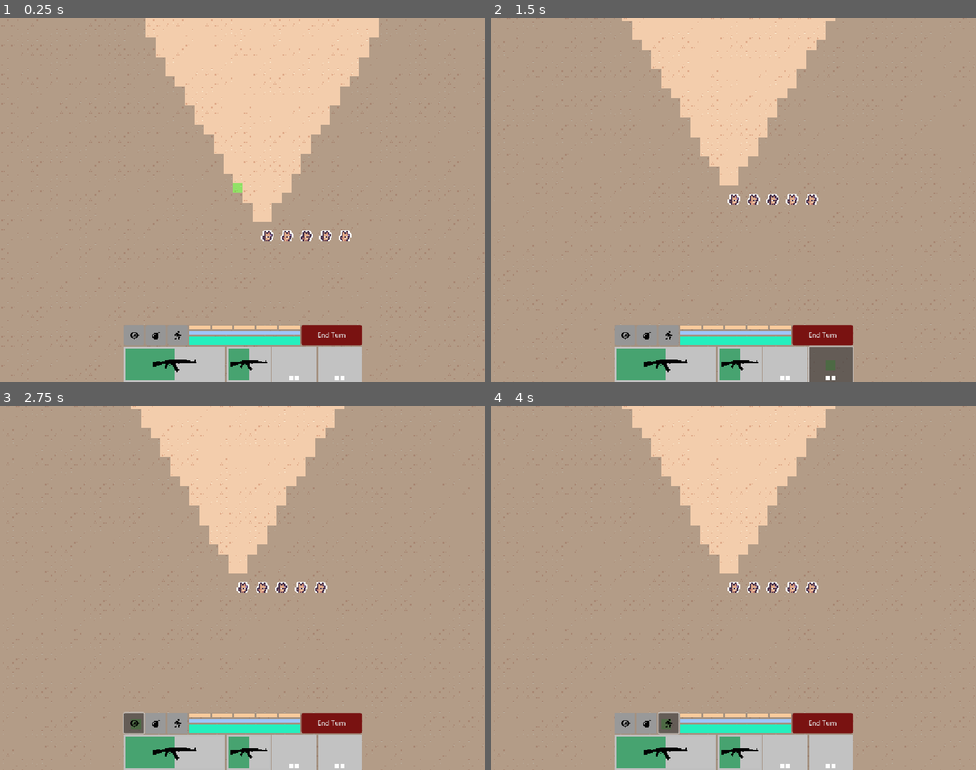
Above: before the commit, frames 1-4 (two rows, left to right).
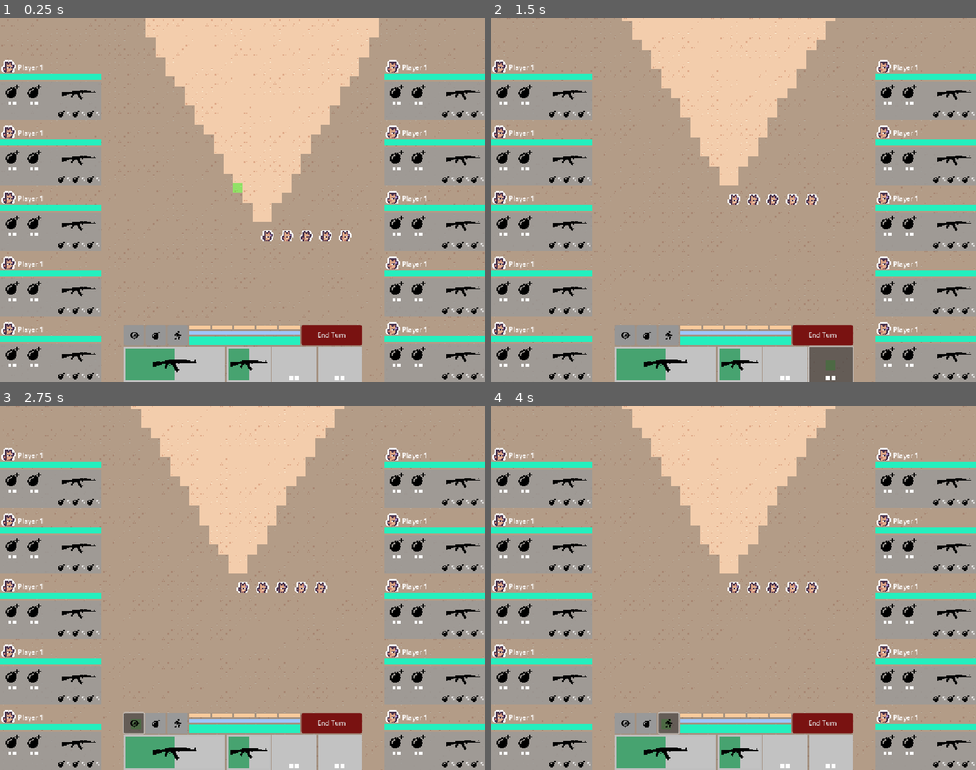
Above: after the commit, the same moments.

Repository: david8zhang/valorant-team-manager-godot
Game: Godot game, scene res://scenes/GameRound.tscn
Same seed, same stepped clock (60 frames per second), same inputs: the game is played once before the commit and once after it.
Inputs (mouse positions are in pixels of both pictures, inside the frame that each line leads up to):
- Up to frame 1 (0.25 s): no input
- Up to frame 2 (1.5 s): click (786, 363) at 0.5 s; click (830, 363) at 1.25 s
- Up to frame 3 (2.75 s): click (135, 722) at 2 s
- Up to frame 4 (4 s): click (646, 722) at 2.75 s; click (670, 722) at 3.5 s

The runs differ from the first frame. In frame 1, 7.4% of the frame differs, in the area x 0-100%, y 11-100%; in frame 2, 7.4%; in frame 3, 7.4%; in frame 4, 7.4%.

Commit message:
added agent info boxes for each team

Diff:
--- /dev/null
+++ b/codebase/prefabs/AgentStatus.tscn
@@ -0,0 +1,175 @@
+[gd_scene load_steps=8 format=3 uid="uid://wxeqn8voogow"]
+
+[ext_resource type="Texture2D" uid="uid://bmq71w50g0ccu" path="res://assets/placeholder/sample-agent.png" id="1_qsf7e"]
+[ext_resource type="StyleBox" uid="uid://dg87xambkxjlc" path="res://prefabs/HealthBG.tres" id="2_wjiy0"]
+[ext_resource type="StyleBox" uid="uid://dy7sneapy3v78" path="res://prefabs/HealthFill.tres" id="3_knam2"]
+[ext_resource type="Texture2D" uid="uid://7x7bah3df7vw" path="res://assets/placeholder/vandal.png" id="4_knam2"]
+[ext_resource type="Texture2D" uid="uid://7pdwea6dt72o" path="res://assets/placeholder/bomb-solid-full.svg" id="5_d1d8l"]
+
+[sub_resource type="StyleBoxFlat" id="StyleBoxFlat_qsf7e"]
+bg_color = Color(0.6, 0.6, 0.6, 0)
+
+[sub_resource type="StyleBoxFlat" id="StyleBoxFlat_wjiy0"]
+bg_color = Color(0.6, 0.6, 0.6, 0.784314)
+
+[node name="AgentStatus" type="PanelContainer"]
+custom_minimum_size = Vector2(250, 100)
+anchors_preset = 8
+anchor_left = 0.5
+anchor_top = 0.5
+anchor_right = 0.5
+anchor_bottom = 0.5
+grow_horizontal = 2
+grow_vertical = 2
+theme_override_styles/panel = SubResource("StyleBoxFlat_qsf7e")
+
+[node name="VBoxContainer" type="VBoxContainer" parent="."]
+layout_mode = 2
+
+[node name="HBoxContainer" type="HBoxContainer" parent="VBoxContainer"]
+layout_mode = 2
+
+[node name="TextureRect" type="TextureRect" parent="VBoxContainer/HBoxContainer"]
+custom_minimum_size = Vector2(40, 40)
+layout_mode = 2
+texture = ExtResource("1_qsf7e")
+
+[node name="Label" type="Label" parent="VBoxContainer/HBoxContainer"]
+layout_mode = 2
+size_flags_horizontal = 3
+size_flags_vertical = 1
+text = "Player 1"
+vertical_alignment = 2
+
+[node name="ProgressBar" type="ProgressBar" parent="VBoxContainer"]
+custom_minimum_size = Vector2(0, 15)
+layout_mode = 2
+theme_override_styles/background = ExtResource("2_wjiy0")
+theme_override_styles/fill = ExtResource("3_knam2")
+value = 100.0
+show_percentage = false
+
+[node name="PanelContainer" type="PanelContainer" parent="VBoxContainer"]
+layout_mode = 2
+theme_override_styles/panel = SubResource("StyleBoxFlat_wjiy0")
+
+[node name="MarginContainer" type="MarginContainer" parent="VBoxContainer/PanelContainer"]
+layout_mode = 2
+theme_override_constants/margin_left = 5
+theme_override_constants/margin_top = 5
+theme_override_constants/margin_right = 5
+theme_override_constants/margin_bottom = 5
+
+[node name="VBoxContainer" type="VBoxContainer" parent="VBoxContainer/PanelContainer/MarginContainer"]
+layout_mode = 2
+
+[node name="HBoxContainer2" type="HBoxContainer" parent="VBoxContainer/PanelContainer/MarginContainer/VBoxContainer"]
+layout_mode = 2
+
+[node name="Ability1" type="VBoxContainer" parent="VBoxContainer/PanelContainer/MarginContainer/VBoxContainer/HBoxContainer2"]
+layout_mode = 2
+
+[node name="TextureRect" type="TextureRect" parent="VBoxContainer/PanelContainer/MarginContainer/VBoxContainer/HBoxContainer2/Ability1"]
+custom_minimum_size = Vector2(50, 40)
+layout_mode = 2
+texture = ExtResource("5_d1d8l")
+expand_mode = 2
+stretch_mode = 5
+
+[node name="HBoxContainer" type="HBoxContainer" parent="VBoxContainer/PanelContainer/MarginContainer/VBoxContainer/HBoxContainer2/Ability1"]
+layout_mode = 2
+alignment = 1
+
+[node name="ColorRect" type="ColorRect" parent="VBoxContainer/PanelContainer/MarginContainer/VBoxContainer/HBoxContainer2/Ability1/HBoxContainer"]
+custom_minimum_size = Vector2(8, 8)
+layout_mode = 2
+
+[node name="ColorRect2" type="ColorRect" parent="VBoxContainer/PanelContainer/MarginContainer/VBoxContainer/HBoxContainer2/Ability1/HBoxContainer"]
+custom_minimum_size = Vector2(8, 8)
+layout_mode = 2
+
+[node name="Ability2" type="VBoxContainer" parent="VBoxContainer/PanelContainer/MarginContainer/VBoxContainer/HBoxContainer2"]
+layout_mode = 2
+
+[node name="TextureRect" type="TextureRect" parent="VBoxContainer/PanelContainer/MarginContainer/VBoxContainer/HBoxContainer2/Ability2"]
+custom_minimum_size = Vector2(50, 40)
+layout_mode = 2
+texture = ExtResource("5_d1d8l")
+expand_mode = 2
+stretch_mode = 5
+
+[node name="HBoxContainer" type="HBoxContainer" parent="VBoxContainer/PanelContainer/MarginContainer/VBoxContainer/HBoxContainer2/Ability2"]
+layout_mode = 2
+alignment = 1
+
+[node name="ColorRect" type="ColorRect" parent="VBoxContainer/PanelContainer/MarginContainer/VBoxContainer/HBoxContainer2/Ability2/HBoxContainer"]
+custom_minimum_size = Vector2(8, 8)
+layout_mode = 2
+
+[node name="ColorRect2" type="ColorRect" parent="VBoxContainer/PanelContainer/MarginContainer/VBoxContainer/HBoxContainer2/Ability2/HBoxContainer"]
+custom_minimum_size = Vector2(8, 8)
+layout_mode = 2
+
+[node name="Control" type="Control" parent="VBoxContainer/PanelContainer/MarginContainer/VBoxContainer/HBoxContainer2"]
+layout_mode = 2
+size_flags_horizontal = 3
+
+[node name="TextureRect" type="TextureRect" parent="VBoxContainer/PanelContainer/MarginContainer/VBoxContainer/HBoxContainer2"]
+custom_minimum_size = Vector2(100, 50)
+layout_mode = 2
+texture = ExtResource("4_knam2")
+expand_mode = 2
+stretch_mode = 6
+
+[node name="Control" type="Control" parent="VBoxContainer/PanelContainer/MarginContainer/VBoxContainer"]
+custom_minimum_size = Vector2(0, 5)
+layout_mode = 2
+
+[node name="HBoxContainer3" type="HBoxContainer" parent="VBoxContainer/PanelContainer/MarginContainer/VBoxContainer"]
+layout_mode = 2
+alignment = 2
+
+[node name="HBoxContainer" type="HBoxContainer" parent="VBoxContainer/PanelContainer/MarginContainer/VBoxContainer/HBoxContainer3"]
+layout_mode = 2
+
+[node name="TextureRect" type="TextureRect" parent="VBoxContainer/PanelContainer/MarginContainer/VBoxContainer/HBoxContainer3/HBoxContainer"]
+custom_minimum_size = Vector2(15, 15)
+layout_mode = 2
+texture = ExtResource("5_d1d8l")
+expand_mode = 3
+stretch_mode = 5
+
+[node name="Label" type="Label" parent="VBoxContainer/PanelContainer/MarginContainer/VBoxContainer/HBoxContainer3/HBoxContainer"]
+layout_mode = 2
+theme_override_font_sizes/font_size = 14
+text = "5"
+
+[node name="HBoxContainer2" type="HBoxContainer" parent="VBoxContainer/PanelContainer/MarginContainer/VBoxContainer/HBoxContainer3"]
+layout_mode = 2
+
+[node name="TextureRect" type="TextureRect" parent="VBoxContainer/PanelContainer/MarginContainer/VBoxContainer/HBoxContainer3/HBoxContainer2"]
+custom_minimum_size = Vector2(15, 15)
+layout_mode = 2
+texture = ExtResource("5_d1d8l")
+expand_mode = 3
+stretch_mode = 5
+
+[node name="Label" type="Label" parent="VBoxContainer/PanelContainer/MarginContainer/VBoxContainer/HBoxContainer3/HBoxContainer2"]
+layout_mode = 2
+theme_override_font_sizes/font_size = 14
+text = "5"
+
+[node name="HBoxContainer3" type="HBoxContainer" parent="VBoxContainer/PanelContainer/MarginContainer/VBoxContainer/HBoxContainer3"]
+layout_mode = 2
+
+[node name="TextureRect" type="TextureRect" parent="VBoxContainer/PanelContainer/MarginContainer/VBoxContainer/HBoxContainer3/HBoxContainer3"]
+custom_minimum_size = Vector2(15, 15)
+layout_mode = 2
+texture = ExtResource("5_d1d8l")
+expand_mode = 3
+stretch_mode = 5
+
+[node name="Label" type="Label" parent="VBoxContainer/PanelContainer/MarginContainer/VBoxContainer/HBoxContainer3/HBoxContainer3"]
+layout_mode = 2
+theme_override_font_sizes/font_size = 14
+text = "5"
--- a/codebase/prefabs/TeamStatus.tscn
+++ b/codebase/prefabs/TeamStatus.tscn
@@ -1,7 +1,9 @@
-[gd_scene format=3 uid="uid://y4eeluvjf47n"]
+[gd_scene load_steps=2 format=3 uid="uid://y4eeluvjf47n"]
+
+[ext_resource type="PackedScene" uid="uid://wxeqn8voogow" path="res://prefabs/AgentStatus.tscn" id="1_j12q7"]
 
 [node name="TeamStatus" type="Control"]
-custom_minimum_size = Vector2(100, 0)
+custom_minimum_size = Vector2(250, 0)
 layout_mode = 3
 anchors_preset = 13
 anchor_left = 0.5
@@ -13,39 +15,27 @@
 [node name="VBoxContainer" type="VBoxContainer" parent="."]
 custom_minimum_size = Vector2(100, 0)
 layout_mode = 1
-anchors_preset = 8
+anchors_preset = 13
 anchor_left = 0.5
-anchor_top = 0.5
 anchor_right = 0.5
-anchor_bottom = 0.5
-offset_left = -50.0
-offset_top = -160.0
-offset_right = 50.0
-offset_bottom = 160.0
+anchor_bottom = 1.0
+offset_left = -125.0
+offset_right = 125.0
 grow_horizontal = 2
 grow_vertical = 2
-alignment = 1
+alignment = 2
 
-[node name="Panel" type="Panel" parent="VBoxContainer"]
-custom_minimum_size = Vector2(100, 50)
+[node name="AgentStatus" parent="VBoxContainer" instance=ExtResource("1_j12q7")]
 layout_mode = 2
 
-[node name="Panel2" type="Panel" parent="VBoxContainer"]
-custom_minimum_size = Vector2(100, 50)
+[node name="AgentStatus2" parent="VBoxContainer" instance=ExtResource("1_j12q7")]
 layout_mode = 2
 
-[node name="Panel3" type="Panel" parent="VBoxContainer"]
-custom_minimum_size = Vector2(100, 50)
+[node name="AgentStatus3" parent="VBoxContainer" instance=ExtResource("1_j12q7")]
 layout_mode = 2
 
-[node name="Panel4" type="Panel" parent="VBoxContainer"]
-custom_minimum_size = Vector2(100, 50)
+[node name="AgentStatus4" parent="VBoxContainer" instance=ExtResource("1_j12q7")]
 layout_mode = 2
 
-[node name="Panel5" type="Panel" parent="VBoxContainer"]
-custom_minimum_size = Vector2(100, 50)
+[node name="AgentStatus5" parent="VBoxContainer" instance=ExtResource("1_j12q7")]
 layout_mode = 2
-
-[node name="Panel6" type="Panel" parent="VBoxContainer"]
-custom_minimum_size = Vector2(100, 50)
-layout_mode = 2
--- a/codebase/scenes/GameRound.tscn
+++ b/codebase/scenes/GameRound.tscn
@@ -1,8 +1,9 @@
-[gd_scene load_steps=10 format=3 uid="uid://cui8rqxwjorad"]
+[gd_scene load_steps=11 format=3 uid="uid://cui8rqxwjorad"]
 
 [ext_resource type="Script" uid="uid://ctv4akl0kybty" path="res://scripts/GameRound.gd" id="1_dq0hy"]
 [ext_resource type="PackedScene" uid="uid://8f0kh0fhafed" path="res://prefabs/ActionMenu.tscn" id="2_1ryu6"]
 [ext_resource type="PackedScene" uid="uid://dle3ma7ge5t1o" path="res://prefabs/Map.tscn" id="2_74q1x"]
+[ext_resource type="PackedScene" uid="uid://y4eeluvjf47n" path="res://prefabs/TeamStatus.tscn" id="2_ngxvu"]
 [ext_resource type="Script" uid="uid://dl0x03lnvo0xy" path="res://scripts/GameCamera.gd" id="2_twj6c"]
 [ext_resource type="PackedScene" uid="uid://dgma3qa7i4xrv" path="res://prefabs/Agent.tscn" id="3_74q1x"]
 [ext_resource type="PackedScene" uid="uid://kcdgbmwfjvyx" path="res://prefabs/HighlightOverlay.tscn" id="4_cw3wy"]
@@ -23,6 +24,20 @@
 grow_horizontal = 2
 grow_vertical = 2
 mouse_filter = 2
+
+[node name="TeamStatus" parent="CanvasLayer/Control" instance=ExtResource("2_ngxvu")]
+layout_mode = 1
+anchors_preset = 9
+anchor_left = 0.0
+anchor_right = 0.0
+grow_horizontal = 1
+
+[node name="TeamStatus2" parent="CanvasLayer/Control" instance=ExtResource("2_ngxvu")]
+layout_mode = 1
+anchors_preset = 11
+anchor_left = 1.0
+anchor_right = 1.0
+grow_horizontal = 0
 
 [node name="ActionMenu" parent="CanvasLayer/Control" instance=ExtResource("2_1ryu6")]
 custom_minimum_size = Vector2(450, 110)
